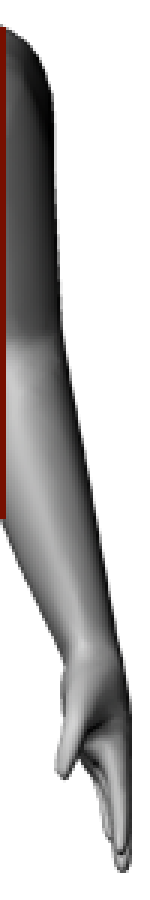
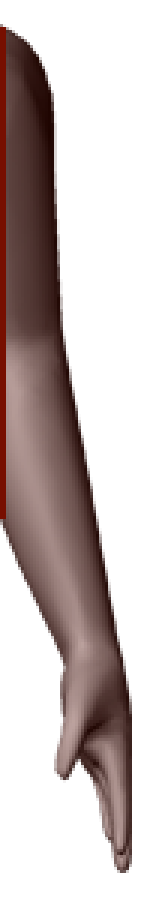
Two versions of the same layered image (150px x 900px). Layer-by-layer changes:
pixels changed over (0, 24, 132, 873) (layer not identified)
